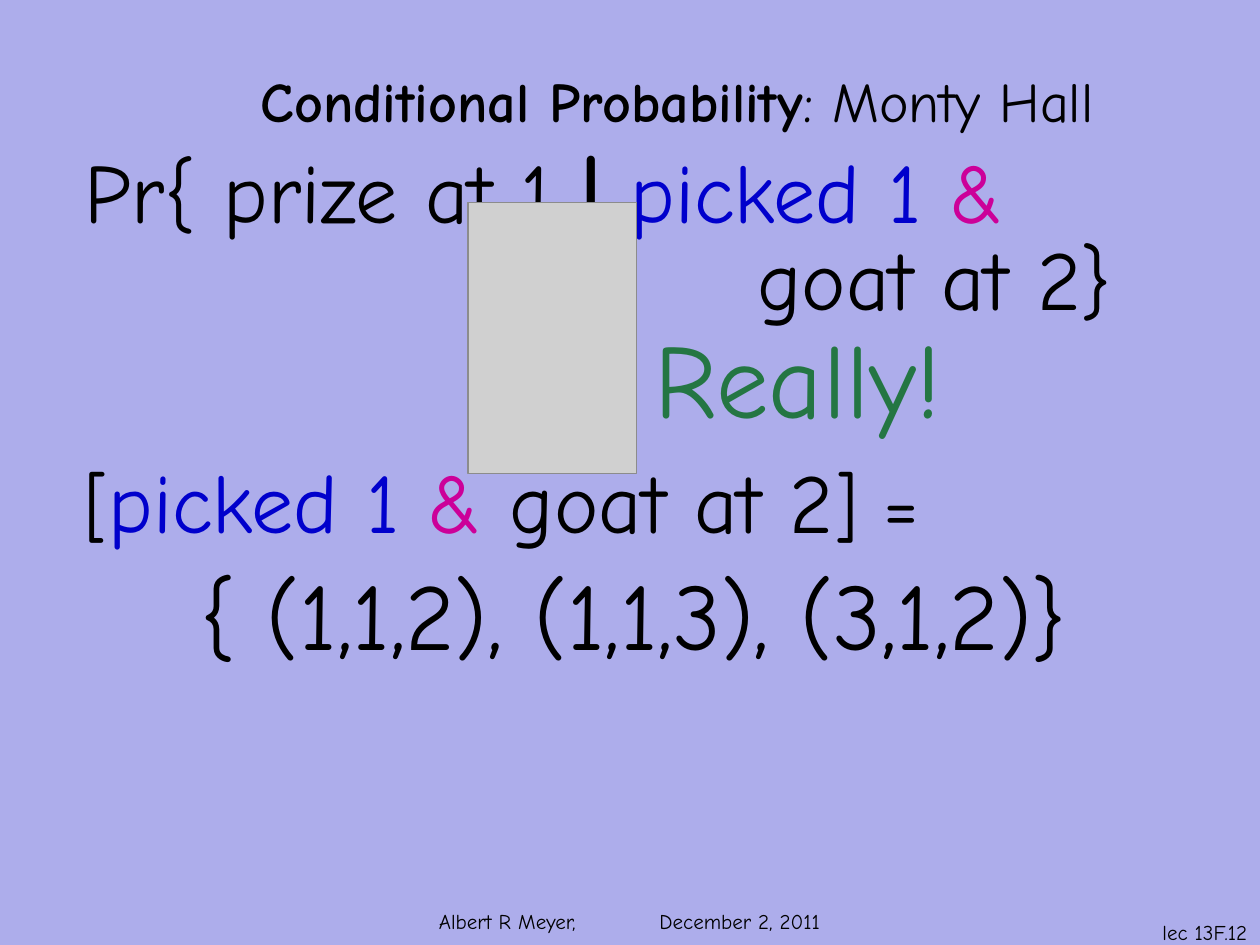
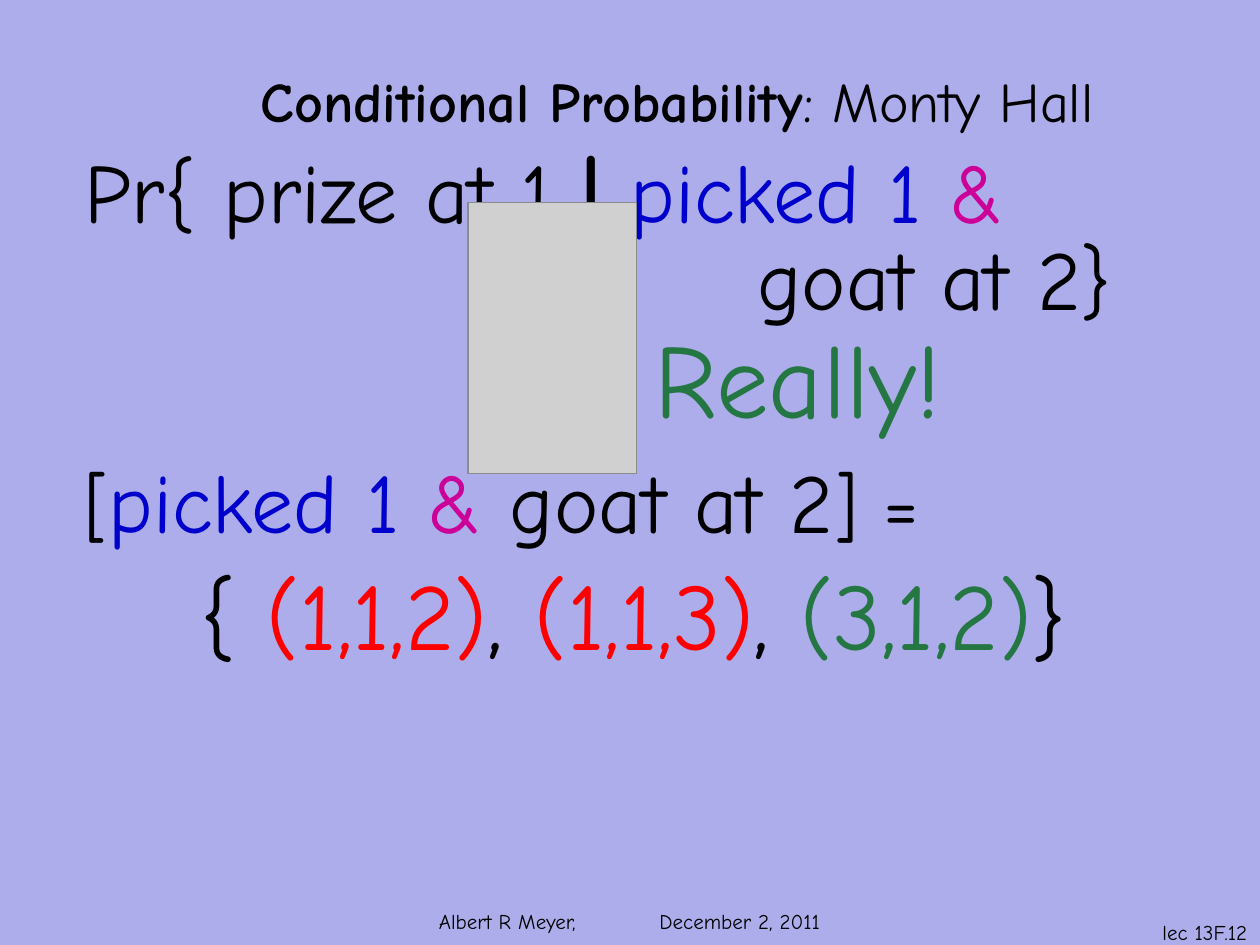
Before and after one commit to armeyer/mcs_web, a slide deck: slide 12 of fall11/slidesF11/slides13f.pptx. Drawn at 1260x945 pixels with LibreOffice and Linux fonts; fonts in the diff are those of the drawing; grey boxes stand for pictures; background and template pictures are left out. Boxes give left, top, right and bottom in pixels: in the first picture for what was removed or moved away, otherwise in the second. Text is boxed around its words. In the diff, an @@ line names an element or a change of style, - is before the commit and + after.

Commit message:
slides13f, CP_missing_card_probability soln, CP_conditional_prob_says_so_bug edit

```diff
--- a/fall11/slidesF11/slides13f.pptx
+++ b/fall11/slidesF11/slides13f.pptx
@@ text at (267, 574, 1067, 662): text colour #000000 to #FF0000 in "(1,1,2), (1,1,3),"; text colour #000000 to #247643 in "(3,1,2)}" @@
```
Also in this commit, not shown: 6 other slides changed, 6 slides added, 5 other files.
